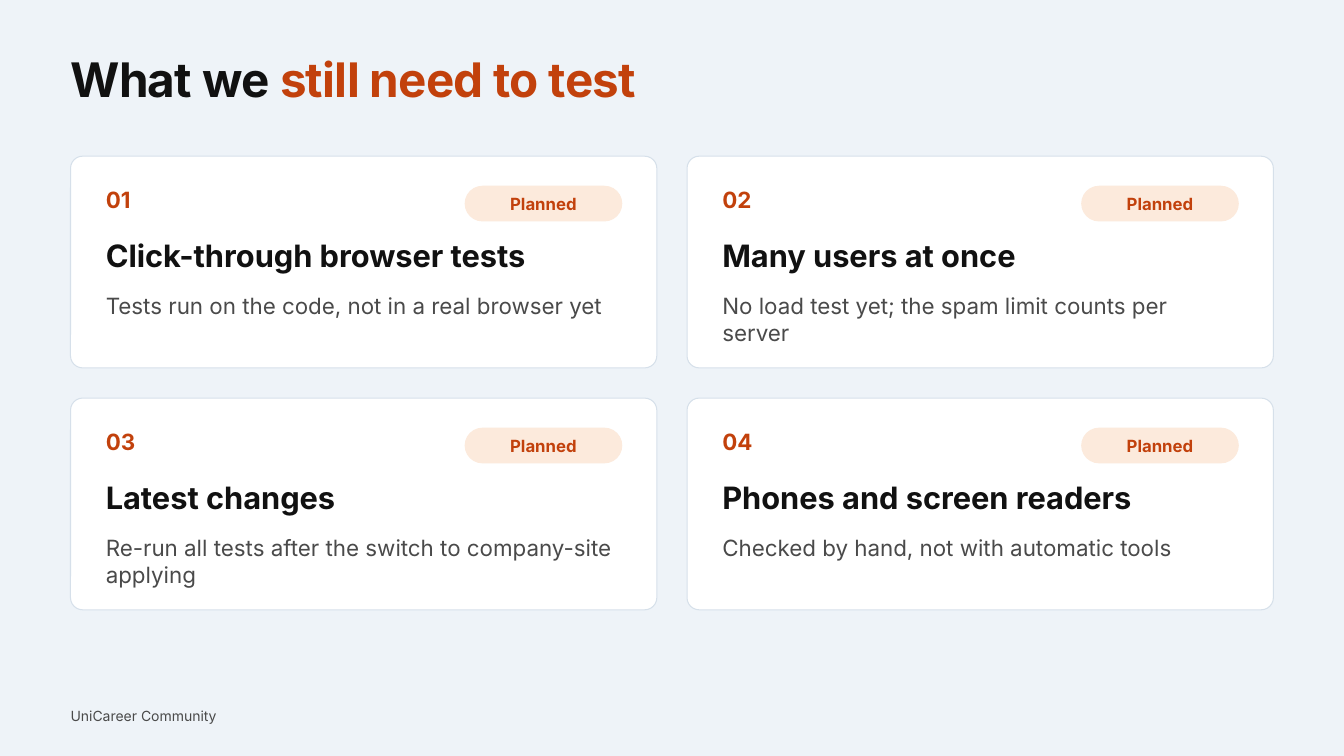
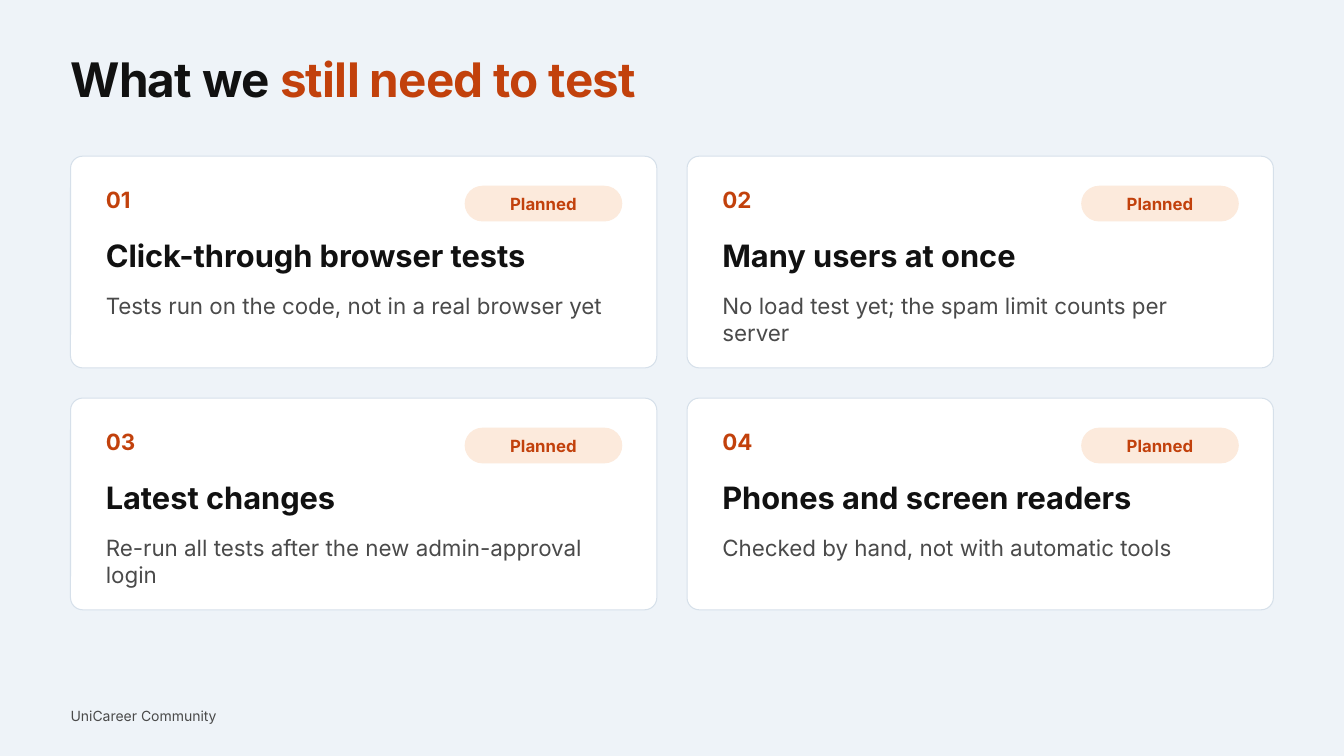
Before and after one commit to sooooojib/CAMPUS_JOB_HUNTING, a slide deck: slide 5 of presentation/UniCareer_Chapter6.pptx. Drawn at 1344x756 pixels with LibreOffice and Linux fonts; fonts in the diff are those of the drawing. Boxes give left, top, right and bottom in pixels: in the first picture for what was removed or moved away, otherwise in the second. Text is boxed around its words. In the diff, an @@ line names an element or a change of style, - is before the commit and + after.

Commit message:
docs: align all architectural, security, API, and workflow docs with two-stage verification and approval lifecycle

```diff
--- a/presentation/UniCareer_Chapter6.pptx
+++ b/presentation/UniCareer_Chapter6.pptx
@@ text at (106, 539, 582, 588): text changed @@
-Re-run all tests after the switch to company-site applying
+Re-run all tests after the new admin-approval login
```
Also in this commit, not shown: 1 other slide changed, 19 other files.
